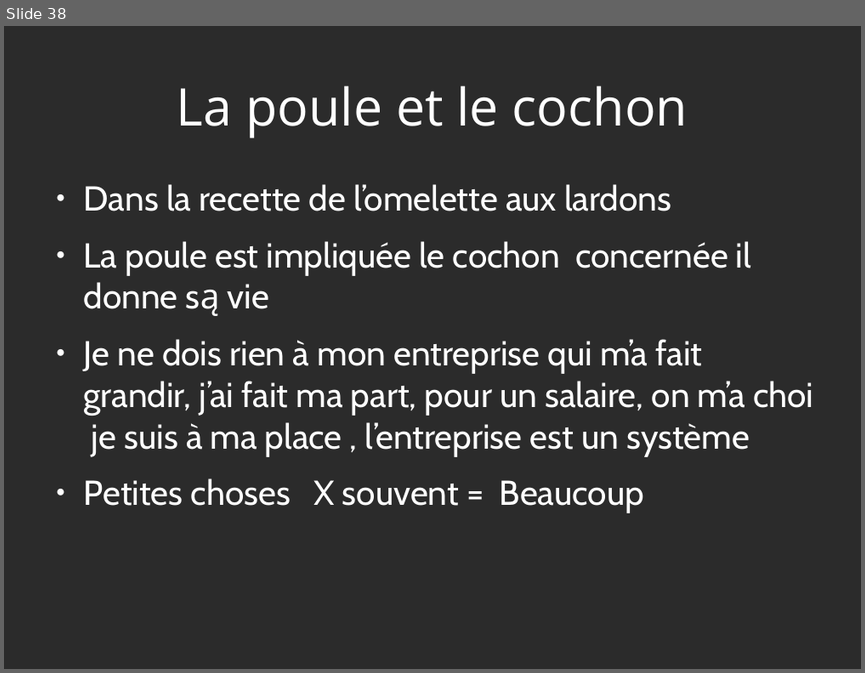
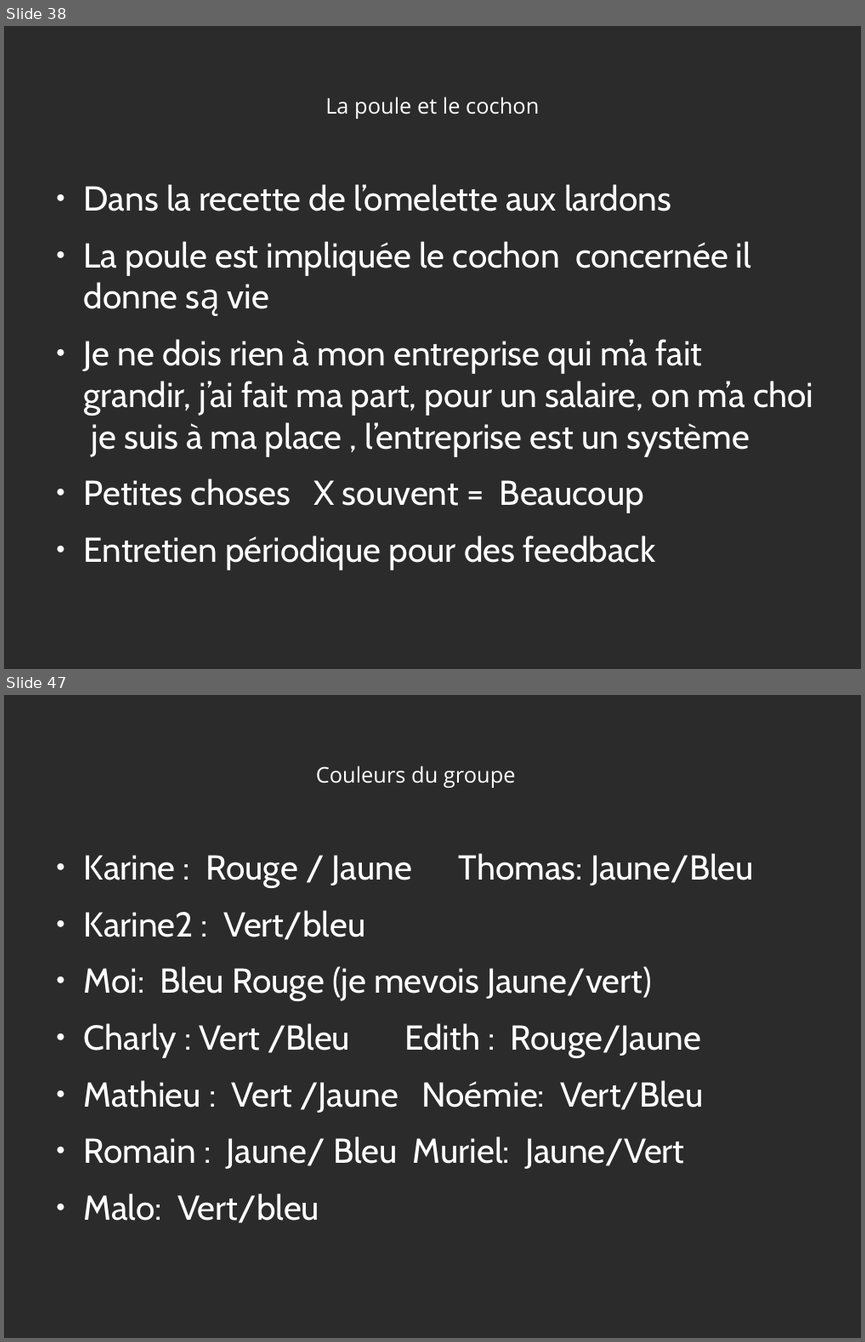
Before and after one commit to heylve/current, a slide deck: admin_perso/germe_formation.odp. Shown one above the other, each under a label of ours: slide 38 before the commit, slides 38 and 47 after it; the slides between them are not shown. The pictures are 865x673 and 865x1342 pixels, drawn with LibreOffice and Linux fonts; fonts in the diff are those of the drawing; background and template pictures are left out; a plain dark background stands for a picture behind light text. Boxes give left, top, right and bottom in pixels: in the first picture for what was removed or moved away, otherwise in the second. Text is boxed around its words. In the diff, an @@ line names an element or a change of style, - is before the commit and + after.

```diff
--- a/admin_perso/germe_formation.odp
+++ b/admin_perso/germe_formation.odp
@@ slide 47 added at <box>4,695,861,1338</box>, background picture (left out) @@
@@ title added at <box>316,766,516,788</box>, 20 pt, text #FFFFFF @@
+Couleurs du groupe
@@ text added at <box>84,853,753,1223</box>, 32 pt, text #FFFFFF @@
+● Karine : Rouge / Jaune Thomas: Jaune/Bleu
+● Karine2 : Vert/bleu
+● Moi: Bleu Rouge (je mevois Jaune/vert)
+● Charly : Vert /Bleu Edith : Rouge/Jaune
+● Mathieu : Vert /Jaune Noémie: Vert/Bleu
+● Romain : Jaune/ Bleu Muriel: Jaune/Vert
+● Malo: Vert/bleu
@@ slide 38 changed as well @@
@@ title "La poule et le cochon" at <box>325,97,539,119</box>: size 48 to 20 pt @@
@@ text at <box>84,535,656,569</box>: paragraph added @@
+● Entretien périodique pour des feedback
```
Also in this commit, not shown: 36 other slides changed, 25 other slides added, 1 other file.
